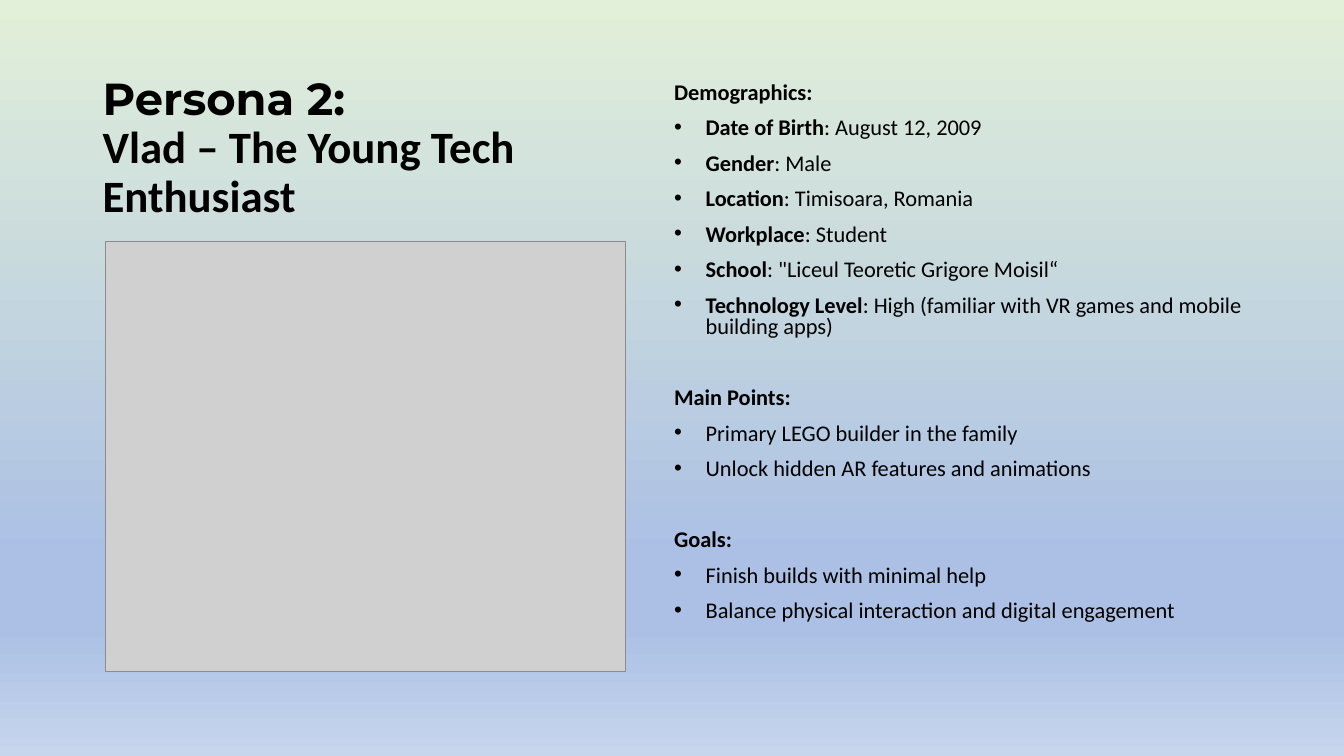
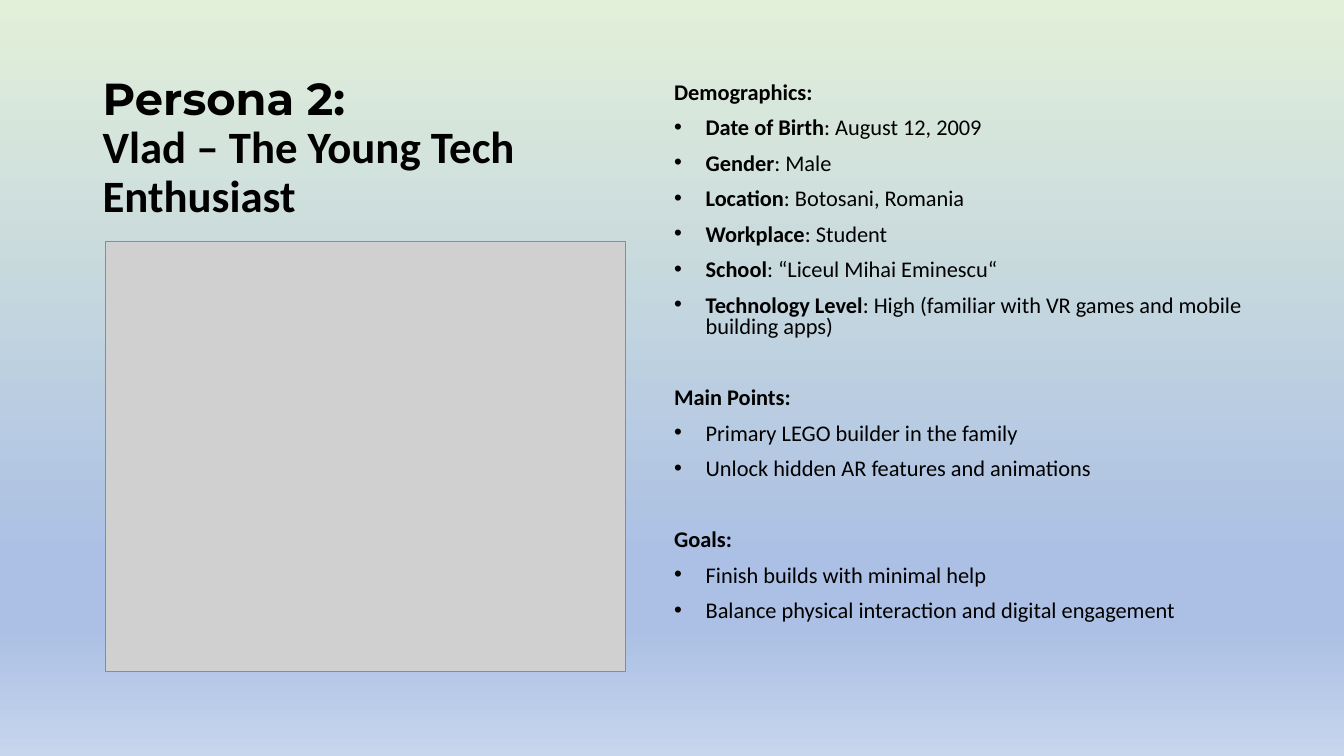
Before and after one commit to n-amalia/HCI-LEGO-2025, a slide deck: slide 4 of Persona profiles.pptx. Drawn at 1344x756 pixels with LibreOffice and Linux fonts; fonts in the diff are those of the drawing; grey boxes stand for pictures. Boxes give left, top, right and bottom in pixels: in the first picture for what was removed or moved away, otherwise in the second. Text is boxed around its words. In the diff, an @@ line names an element or a change of style, - is before the commit and + after.

```diff
--- a/Persona profiles.pptx
+++ b/Persona profiles.pptx
@@ text at bbox=[706, 190, 965, 209]: text changed @@
-• Location: Timisoara, Romania
+• Location: Botosani, Romania
@@ text at bbox=[706, 261, 997, 277]: text changed @@
-• School: "Liceul Teoretic Grigore Moisil“
+• School: “Liceul Mihai Eminescu“
```
Also in this commit, not shown: 3 other slides changed, 3 slides added.
